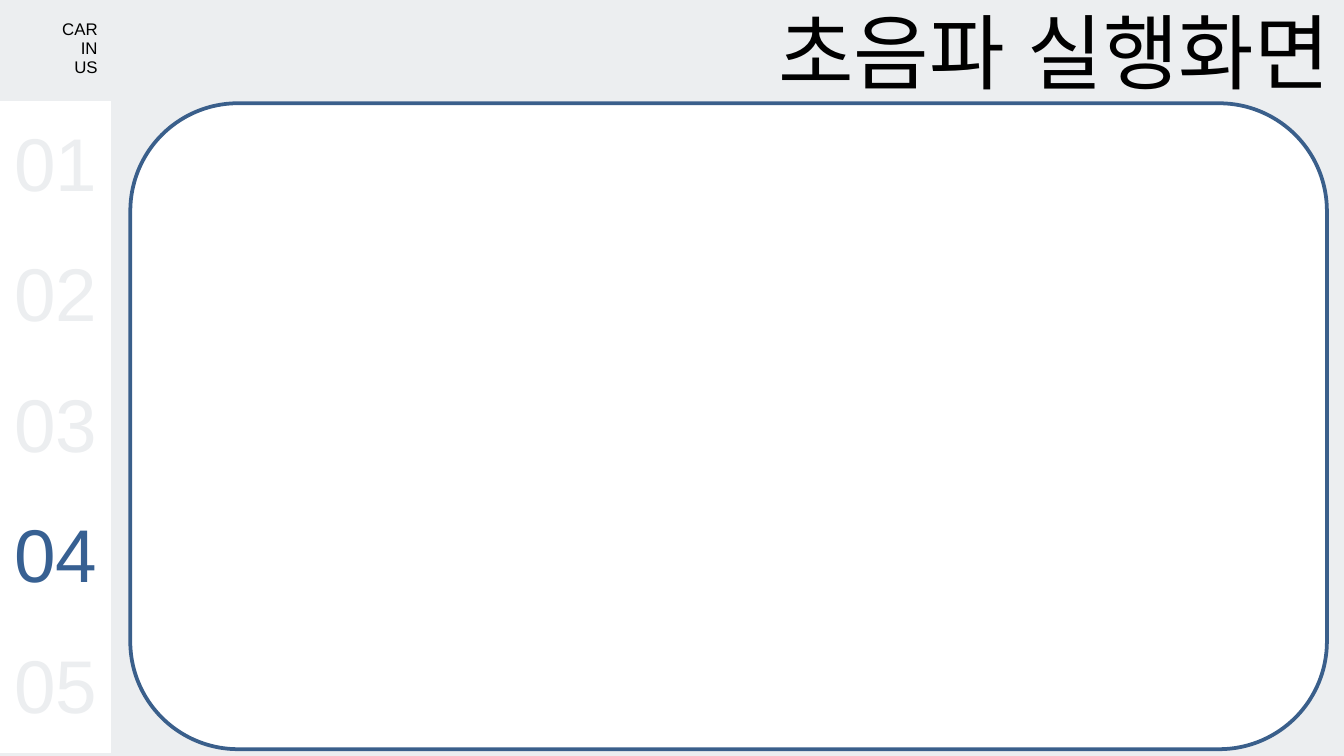
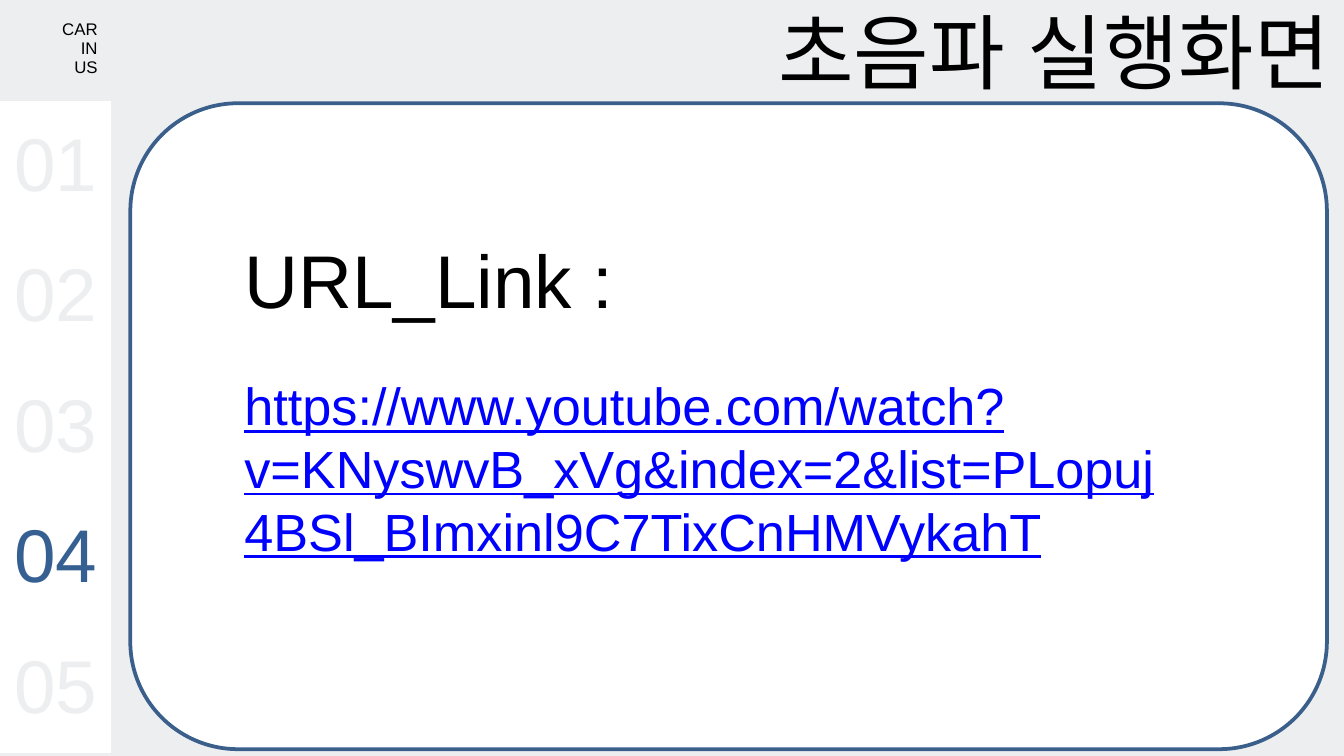
Before and after one commit to hanmolee/IoT_Car-Final_Project, a slide deck: slide 18 of DOCUMENTS/Car_In_Us.pptx. Drawn at 1344x756 pixels with LibreOffice and Linux fonts; fonts in the diff are those of the drawing. Boxes give left, top, right and bottom in pixels: in the first picture for what was removed or moved away, otherwise in the second. Text is boxed around its words. In the diff, an @@ line names an element or a change of style, - is before the commit and + after.

```diff
--- a/DOCUMENTS/Car_In_Us.pptx
+++ b/DOCUMENTS/Car_In_Us.pptx
@@ text added at (244,254,572,322), 40 pt, text #000000 @@
+URL_Link :
@@ text added at (244,387,1154,561), 28 pt, text #0000FF, underline @@
+https://www.youtube.com/watch?v=KNyswvB_xVg&index=2&list=PLopuj4BSl_BImxinl9C7TixCnHMVykahT
```
Also in this commit, not shown: 1 other slide changed.
